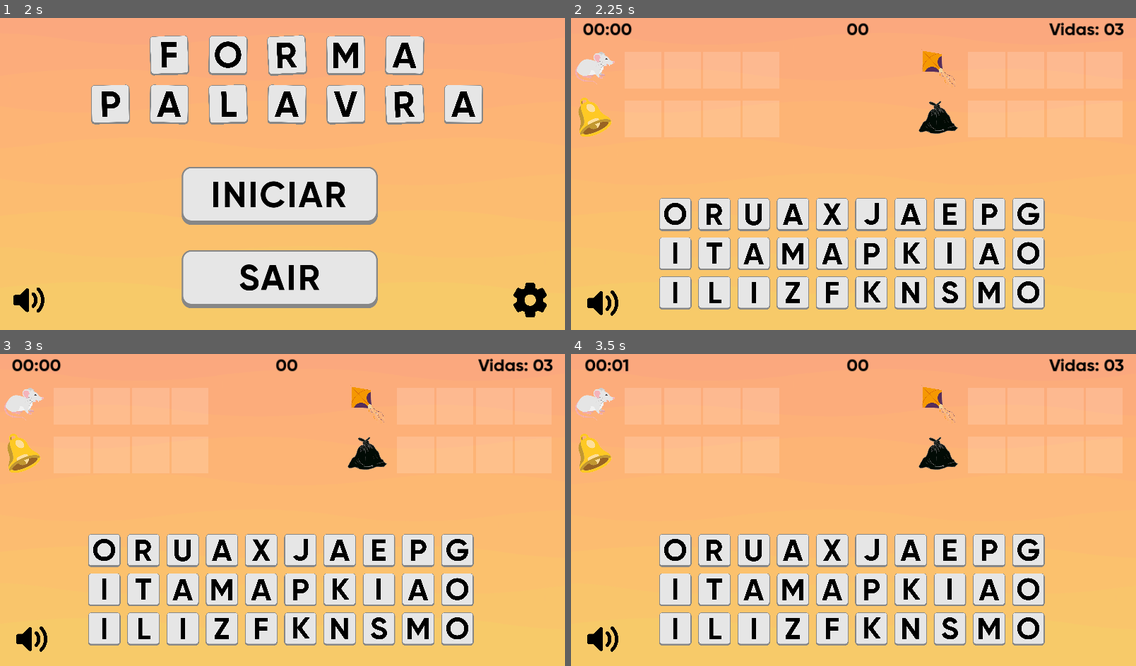
Above: before the commit, frames 1-4 (two rows, left to right).
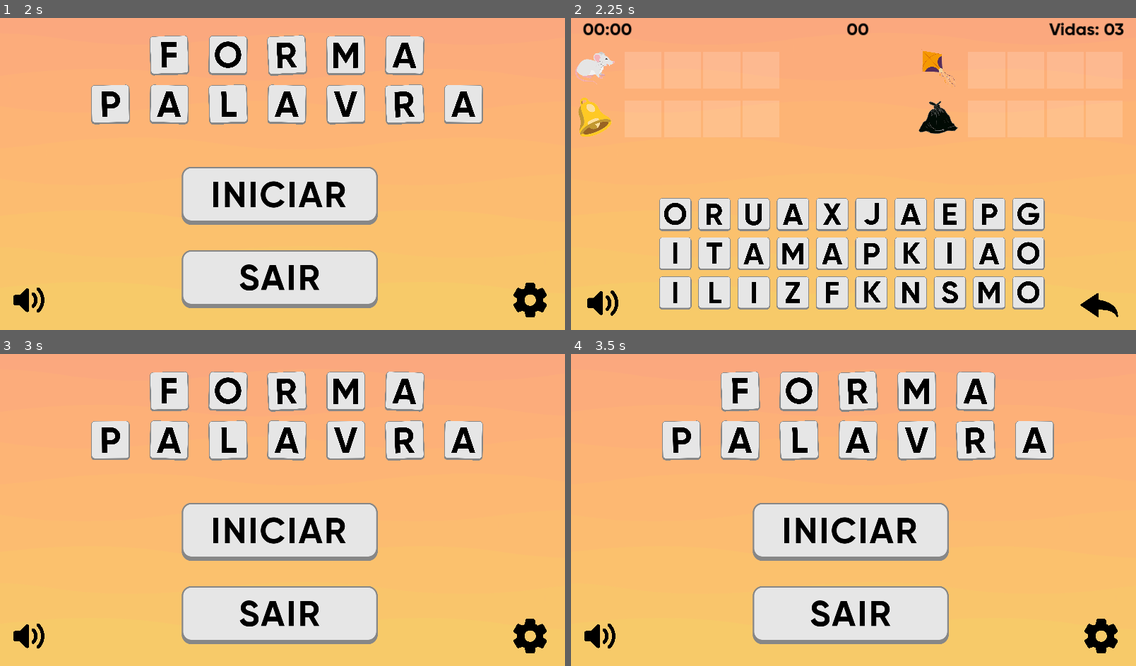
Above: after the commit, the same moments.

Repository: pinhorenan/letramania
Game: Godot game, scene res://scenes/menu.tscn
Same seed, same stepped clock (60 frames per second), same inputs: the game is played once before the commit and once after it.
Inputs (mouse positions are in pixels of both pictures, inside the frame that each line leads up to):
- Up to frame 1 (2 s): click (531, 298) at 0.5 s; click (33, 305) at 1.25 s
- Up to frame 2 (2.25 s): click (847, 195) at 2 s
- Up to frame 3 (3 s): click (525, 641) at 2.77 s
- Up to frame 4 (3.5 s): no input

Frame 1 is identical in both runs. In frame 2, 0.2% of the frame differs, in the area x 90-97%, y 88-96%; in frame 3, 33%, in the area x 0-98%, y 1-96%; in frame 4, 33%.

Commit message:
Sistema de vidas + ajustes relativos a bugs

Diff:
--- a/scenes/game.tscn
+++ b/scenes/game.tscn
@@ -14,7 +14,6 @@
 [ext_resource type="Script" path="res://scripts/game/keyboard.gd" id="9_sll30"]
 [ext_resource type="Texture2D" uid="uid://c81ntatbx84im" path="res://recursos/letras/f.png" id="10_obdsf"]
 [ext_resource type="Texture2D" uid="uid://cnh4rfa0y7nep" path="res://recursos/letras/g.png" id="11_m2kqo"]
-[ext_resource type="Texture2D" uid="uid://c5qjutpc0vobl" path="res://recursos/letras/a.png" id="12_02fa5"]
 [ext_resource type="Texture2D" uid="uid://dc1tx6niopean" path="res://recursos/letras/h.png" id="12_p8qqq"]
 [ext_resource type="Texture2D" uid="uid://bu6vn3gfx3xv6" path="res://recursos/letras/i.png" id="13_62enl"]
 [ext_resource type="Texture2D" uid="uid://by5yfq650btj4" path="res://recursos/letras/j.png" id="14_ferq6"]
@@ -37,6 +36,7 @@
 [ext_resource type="Texture2D" uid="uid://bpv34u1p0j71l" path="res://recursos/letras/z.png" id="30_631hs"]
 [ext_resource type="Texture2D" uid="uid://wblgq314faxd" path="res://recursos/letras/x.png" id="31_fwf74"]
 [ext_resource type="Script" path="res://scripts/global/botao_musica.gd" id="34_0w6ho"]
+[ext_resource type="Texture2D" uid="uid://dpduir8dbxkk7" path="res://recursos/config/Voltar.png" id="37_k363v"]
 
 [node name="Node2D" type="Node2D"]
 
@@ -56,6 +56,20 @@
 texture = ExtResource("1_itbuk")
 expand_mode = 1
 stretch_mode = 4
+
+[node name="Voltar" type="Button" parent="Control"]
+clip_contents = true
+custom_minimum_size = Vector2(100, 100)
+offset_left = 1038.0
+offset_top = 558.0
+offset_right = 1558.0
+offset_bottom = 1078.0
+scale = Vector2(0.15, 0.15)
+focus_mode = 0
+action_mode = 0
+icon = ExtResource("37_k363v")
+flat = true
+icon_alignment = 1
 
 [node name="MusgaOnOff" type="TextureButton" parent="Control"]
 custom_minimum_size = Vector2(70, 70)
@@ -114,7 +128,7 @@
 offset_right = -943.0
 offset_bottom = 390.0
 focus_mode = 0
-icon = ExtResource("12_02fa5")
+icon = ExtResource("4_75olx")
 flat = true
 expand_icon = true
 script = ExtResource("3_s6wji")
@@ -486,6 +500,7 @@
 horizontal_alignment = 1
 vertical_alignment = 1
 
+[connection signal="pressed" from="Control/Voltar" to="Control" method="_on_voltar_pressed"]
 [connection signal="pressed" from="Control/MusgaOnOff" to="Control" method="_on_musga_on_off_pressed"]
 [connection signal="pressed" from="Control/MusgaOnOff" to="Control/MusgaOnOff" method="_on_pressed"]
 [connection signal="timeout" from="Control/Timer" to="Control" method="_on_timer_timeout"]
--- a/scripts/configs/controleVida.gd
+++ b/scripts/configs/controleVida.gd
@@ -8,7 +8,7 @@
 var vidas_iniciais: int:
 	set(value):
 		# Garante que o valor sempre fique entre 1 e 99
-		value = clampi(value, 1, 99)
+		value = clampi(value, 1, 11)
 		Configuracoes.config.vidas = value
 		Configuracoes.salvar_todas_configuracoes()
 		label.text = str(value)
@@ -46,6 +46,6 @@
 
 func _diminuir_vidas():
 	if Configuracoes.config.vidas == 1:
-		vidas_iniciais = 99
+		vidas_iniciais = 11
 	else:
 		vidas_iniciais -= 1
--- a/scripts/fim/voltar.gd
+++ b/scripts/fim/voltar.gd
@@ -16,4 +16,5 @@
 func _on_inicio_pressed() -> void:
 	Jogo.word_size = 3 # Voltando para a primeira fase
 	Jogo.tempo_decorrido = 0.0 # Resetando temporizador
+	Jogo.vidas = Configuracoes.config["vidas"]
 	get_tree().change_scene_to_file("res://scenes/menu.tscn")
--- a/scripts/game/arrastar.gd
+++ b/scripts/game/arrastar.gd
@@ -26,26 +26,27 @@
 func game_tips():
 	var word_complete
 	for word in lacunas.selected_words:
+		var letters = word["letters"]
 		word_complete = true
-		for letter in word:
-			if not letter[0].is_occupied:
+		for current_letter in letters:
+			if not current_letter[0].is_occupied:
 				word_complete = false
 				break
 		if not word_complete:
-			for letter in word:
-				if not letter[0].is_occupied:
-					var original_color = letter[0].color
+			for current_letter in letters:
+				if not current_letter[0].is_occupied:
+					var original_color = current_letter[0].color
 					var end_time = Time.get_ticks_msec() + tip_timeout
 
 					while Time.get_ticks_msec() < end_time:
-						letter[0].color = "green"
-						keyboard.tip_letter(letter[1], 1)
+						current_letter[0].color = "green"
+						keyboard.tip_letter(current_letter[1], 1)
 						await get_tree().create_timer(0.5).timeout
-						letter[0].color = original_color
-						keyboard.tip_letter(letter[1], 0)
+						current_letter[0].color = original_color
+						keyboard.tip_letter(current_letter[1], 0)
 						await get_tree().create_timer(0.5).timeout
 
-					letter[0].color = original_color
+					current_letter[0].color = original_color
 					return
 
 func _ready():
@@ -56,6 +57,7 @@
 	is_idle()
 
 func _gui_input(event: InputEvent) -> void:
+	var root_node = get_parent().get_parent()
 	#<<<<<<< HEAD
 	if event is InputEventMouseButton and event.button_index == MOUSE_BUTTON_LEFT:
 		if event.pressed:  # Botão pressionado
@@ -83,10 +85,10 @@
 				get_parent().add_child(new_button)
 				is_snapped = true
 				Jogo.add_acertos()
-				queue_free() # remove a letra do "teclado". Isso está aqui para imitar o jogo físico que serviu de inspiração, mas pode ser removido futuramente
+				queue_free() # remove a letra do "teclado". "
 				completed = lacunas.verify_gaps()
 				if completed:
-					get_parent().get_parent().parar_temporizador() # Sim. Se possível eu arrumo depois
+					root_node.parar_temporizador() # Sim. Se possível eu arrumo depois
 					if Jogo.word_size < 6:
 						idle_time = Time.get_ticks_msec() - Jogo.aux_time
 						Jogo.add_idle_time(idle_time)
@@ -102,13 +104,25 @@
 							Jogo.set_inatividade_fase3()
 						get_tree().change_scene_to_file("res://scenes/fim.tscn")
 			else:
+				for word in lacunas.selected_words:
+					for letters in word["letters"]:
+						if letters[0].get_global_rect().has_point(get_global_mouse_position()): # Verificar a letra atual, para saber qual a palavra atual
+							if word["miss"] == false: # Se não houve nenhum erro na palavra
+								Jogo.vidas -= 1
+								word["miss"] = true
+								break
+				if Jogo.vidas < 0:
+					Jogo.vidas = Configuracoes.config["vidas"]
+					get_tree().change_scene_to_file("res://scenes/menu.tscn") # provavelmente temporário, talvez seja interessante fazer uma tela de game over
+				root_node.atualizar_ui_vidas()
+
 				Jogo.add_erros()
 				var palavra_errada = null
 				# Encontrar a palavra correspondente à lacuna onde a letra foi solta
 				for palavra_atual in lacunas.selected_words:
-					for letra_posicao in palavra_atual:
+					for letra_posicao in palavra_atual["letters"]:
 						if letra_posicao[0] == current_snap_area:
-							palavra_errada = palavra_atual
+							palavra_errada = palavra_atual["letters"]
 							break
 					if palavra_errada:
 						break  # Palavra encontrada, pode sair do loop
@@ -125,20 +139,19 @@
 		accept_event()
 
 func check_snap_area():
+	current_snap_area = null
 	for word in lacunas.selected_words: # Cada palavra
-		for letter in word:
-			if not letter[0].is_occupied:
-				letter[0].modulate.a = 0.8  # Feedback visual para áreas disponíveis
-
-	current_snap_area = null
-	for word in lacunas.selected_words:
-		for letter in word:
-			if letter[0].is_occupied:
+		var letters = word["letters"]
+		for current_letter in letters:
+			if not current_letter[0].is_occupied:
+				current_letter[0].modulate.a = 0.8  # Feedback visual para áreas disponíveis
+		for current_letter in letters:
+			if current_letter[0].is_occupied:
 				continue
-			if letter[0].get_global_rect().has_point(get_global_mouse_position()):
-				current_snap_area = letter[0]
-				current_snap_area_letter = letter[1]
-				letter[0].modulate.a = 1.2  # Feedback visual para área sob o mouse
+			if current_letter[0].get_global_rect().has_point(get_global_mouse_position()):
+				current_snap_area = current_letter[0]
+				current_snap_area_letter = current_letter[1]
+				current_letter[0].modulate.a = 1.2  # Feedback visual para área sob o mouse
 				break
 
 #função para verificar que tipo de erro
--- a/scripts/game/botoesGame.gd
+++ b/scripts/game/botoesGame.gd
@@ -8,7 +8,6 @@
 @onready var label_vidas = $Vidas
 #var tempo_decorrido: float = 0.0
 var temporizador_ligado: bool = false
-var vidas: int = 3
 var pontuacao: int = 0
 
 func _ready() -> void:
@@ -16,7 +15,7 @@
 	Jogo.time_start = Jogo.get_time()
 	label_pontuacao.visible = Configuracoes.config.pontuacao_ativada
 	label_tempo.visible = Configuracoes.config.temporizador_ativado
-	vidas = Configuracoes.config.vidas  # Valor inicial
+	Jogo.vidas = Configuracoes.config.vidas  # Valor inicial
 	pontuacao = 0  # Começa do zero
 	atualizar_ui_vidas()
 	atualizar_ui_pontos()
@@ -64,13 +63,17 @@
 	label_tempo.text = "%02d:%02d" % [minutos, segundos]
 
 func atualizar_ui_vidas():
-	label_vidas.text = "Vidas: %02d" % vidas
+	label_vidas.text = "Vidas: %02d" % Jogo.vidas
 
 func atualizar_ui_pontos():
 	label_pontuacao.text = "%02d" % pontuacao
 
 func _on_pause_changed(paused: bool):
 	temporizador_ligado = !paused
+
+func _on_voltar_pressed() -> void:
+	get_tree().change_scene_to_file("res://scenes/menu.tscn")
+	Jogo.word_size = 3 # Interessante adicionar uma tela de confirmação aqui
 
 # ----------------------------- Música
 
--- a/scripts/game/gaps.gd
+++ b/scripts/game/gaps.gd
@@ -1,6 +1,7 @@
 extends Control
 
-var selected_words = [[], [], [], []]
+var selected_words = [{"letters": [], "miss": false}, {"letters": [], "miss": false},
+{"letters": [], "miss": false}, {"letters": [], "miss": false}]
 var word_images = []  # Armazenará as imagens das palavras
 
 var fourl_words = [
@@ -97,14 +98,15 @@
 		# Criação das letras
 		for n in array_size:
 			var draggable = get_node("Arrastável").duplicate()
-			selected_words[i].append([draggable, word_str[n]])
+			selected_words[i]["letters"].append([draggable, word_str[n]])
 			add_child(draggable)
 			draggable.position = Vector2(x + (n * 80), y_positions[i])
 
 func verify_gaps() ->bool:
 	var completed = true
 	for w in selected_words:
-		for l in w:
+		var letters = w["letters"]
+		for l in letters:
 			if not(l[0].is_occupied):
 				completed = false
 				break
--- a/scripts/game/keyboard.gd
+++ b/scripts/game/keyboard.gd
@@ -16,7 +16,8 @@
 	rng.randomize()
 
 	for word in word_list:
-		for l in word: # fazendo a busca de cada letra em cada palavra
+		var letters = word["letters"]
+		for l in letters: # fazendo a busca de cada letra em cada palavra
 			letter_name = l[1]
 			letter_node = get_node(letters_parent_path + letter_name).duplicate()
 			add_child(letter_node)
@@ -51,7 +52,7 @@
 
 func tip_letter(letter, type):
 	for key in key_list:
-		if key && key.letter_name == letter:
+		if is_instance_valid(key) && key.letter_name == letter:
 			var path = "res://recursos/letras/" + letter.to_lower()
 			if type == 1:
 				var overlay = key.get_node_or_null("TipOverlay")
--- a/scripts/global/gameGlobal.gd
+++ b/scripts/global/gameGlobal.gd
@@ -20,6 +20,8 @@
 var total_idle_time1 := 0.0 #OK
 var total_idle_time2 := 0.0 #OK
 var total_idle_time3 := 0.0 #OK
+
+var vidas
 
 func add_letras_selecionadas():
 	letras_selecionadas += 1
